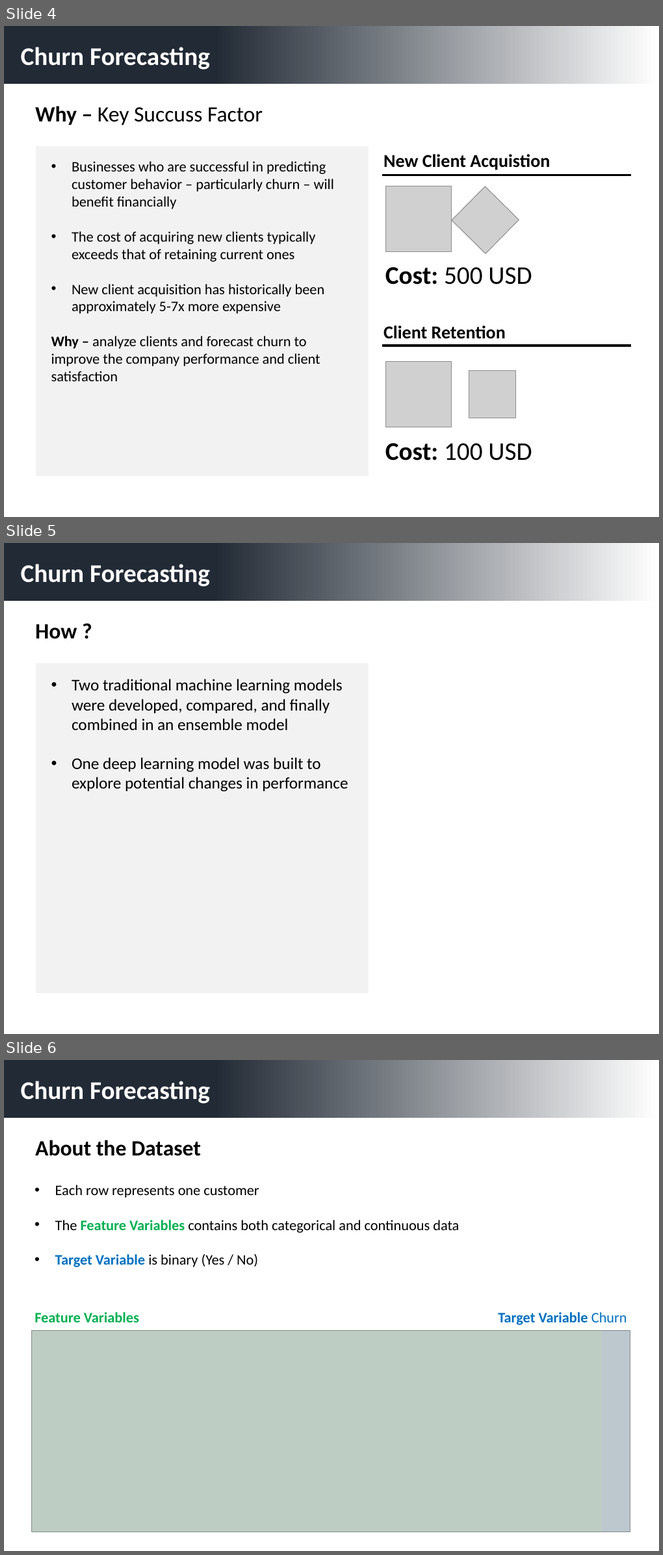
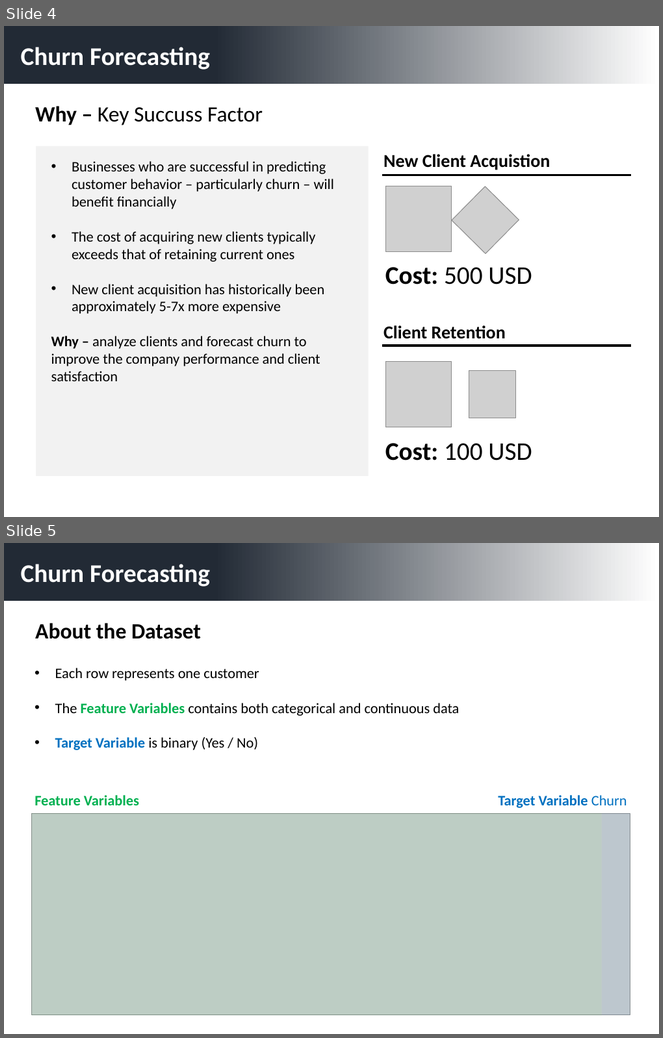
Before and after one commit to ehannell/customer_retention, a slide deck: Presentation Slides/Customer Retention Presentation.pptx. Shown one above the other, each under a label of ours: slides 4, 5 and 6 before the commit, slides 4 and 5 after it. The pictures are 663x1555 and 663x1038 pixels, drawn with LibreOffice and Linux fonts; fonts in the diff are those of the drawing; grey boxes stand for pictures. Boxes give left, top, right and bottom in pixels: in the first picture for what was removed or moved away, otherwise in the second. Text is boxed around its words. In the diff, an @@ line names an element or a change of style, - is before the commit and + after.

```diff
--- a/Presentation Slides/Customer Retention Presentation.pptx
+++ b/Presentation Slides/Customer Retention Presentation.pptx
@@ slide 5 removed at [4, 543, 659, 1034], background #FFFFFF @@
@@ rectangle removed at [4, 543, 659, 601] @@
@@ text removed at [21, 564, 210, 587] @@
-Churn Forecasting
@@ text removed at [35, 624, 77, 639] @@
-How ?
@@ rectangle removed at [36, 663, 369, 993] @@
@@ text removed at [72, 679, 348, 792] @@
-• Two traditional machine learning models were developed, compared, and finally combined in an ensemble model
-• One deep learning model was built to explore potential changes in performance
@@ what was slide 6 is now slide 5 @@
```
Also in this commit, not shown: 1 slide changed, 1 slide added, 2 other files.
